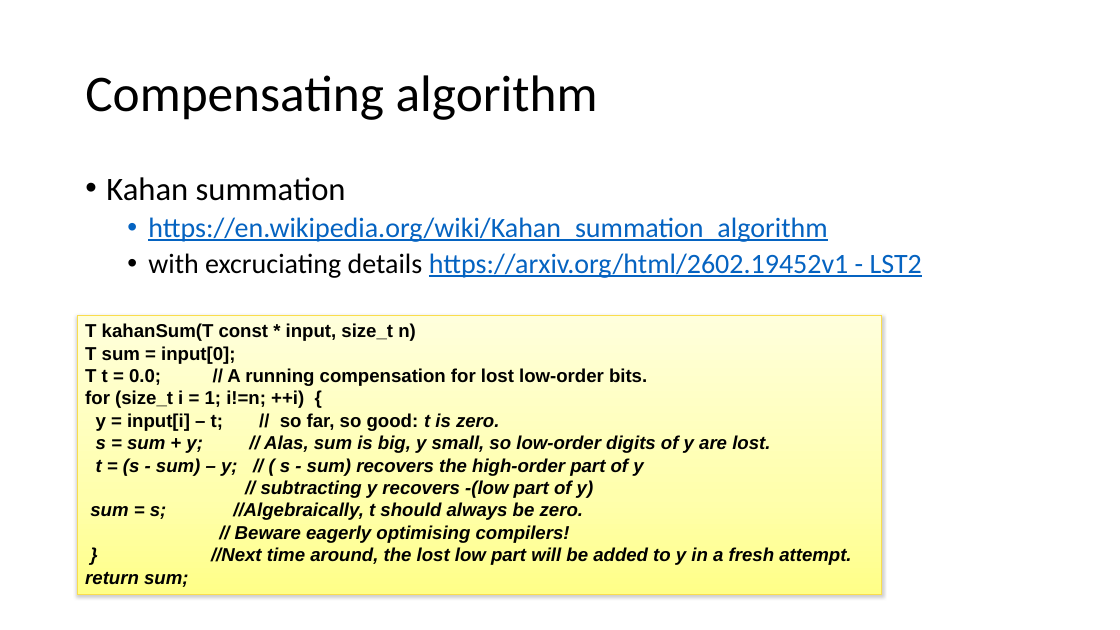
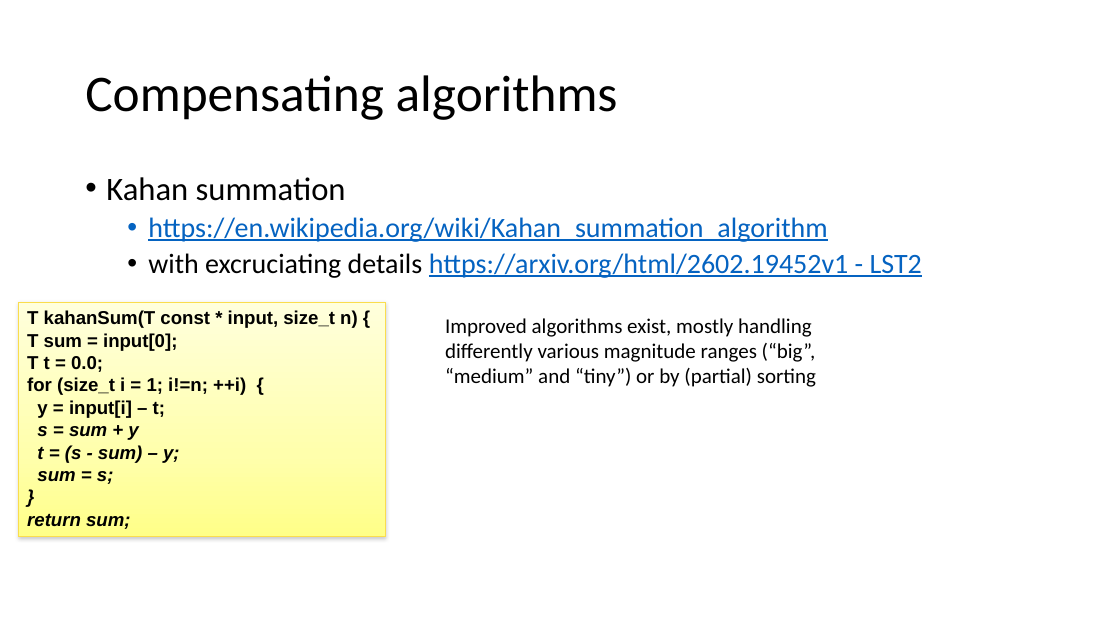
Before and after one commit to VinInn/FPCourse, a slide deck: slide 20 of Slides/FPforScientist.pptx. Drawn at 1120x630 pixels with LibreOffice and Linux fonts; fonts in the diff are those of the drawing. Boxes give left, top, right and bottom in pixels: in the first picture for what was removed or moved away, otherwise in the second. Text is boxed around its words. In the diff, an @@ line names an element or a change of style, - is before the commit and + after.

Commit message:
add fma

```diff
--- a/Slides/FPforScientist.pptx
+++ b/Slides/FPforScientist.pptx
@@ title at bbox=[85, 75, 618, 120]: text changed @@
-Compensating algorithm
+Compensating algorithms
@@ rectangle "T kahanSum(T const * input, ...": place and size @@
-rectangle "T kahanSum(T const * input, ..." at bbox=[77, 315, 882, 595]
+rectangle "T kahanSum(T const * input, ..." at bbox=[19, 302, 386, 537]
@@ text in rectangle at bbox=[27, 310, 358, 328]: text changed @@
-T kahanSum(T const * input, size_t n)
+T kahanSum(T const * input, size_t n) {
@@ text added at bbox=[445, 318, 816, 387], 18 pt, text #000000 @@
+Improved algorithms exist, mostly handling differently various magnitude ranges (“big”, “medium” and “tiny”) or by (partial) sorting
@@ text in rectangle at bbox=[27, 356, 103, 372]: text changed @@
-T t = 0.0; // A running compensation for lost low-order bits.
+T t = 0.0;
@@ text in rectangle at bbox=[37, 400, 180, 484]: text changed @@
-y = input[i] – t; // so far, so good: t is zero.
-s = sum + y; // Alas, sum is big, y small, so low-order digits of y are lost.
-t = (s - sum) – y; // ( s - sum) recovers the high-order part of y
-// subtracting y recovers -(low part of y)
-sum = s; //Algebraically, t should always be zero.
-// Beware eagerly optimising compilers!
-} //Next time around, the lost low part will be added to y in a fresh attempt.
+y = input[i] – t;
+s = sum + y
+t = (s - sum) – y;
+sum = s;
+}
```
Also in this commit, not shown: 3 slides added.
